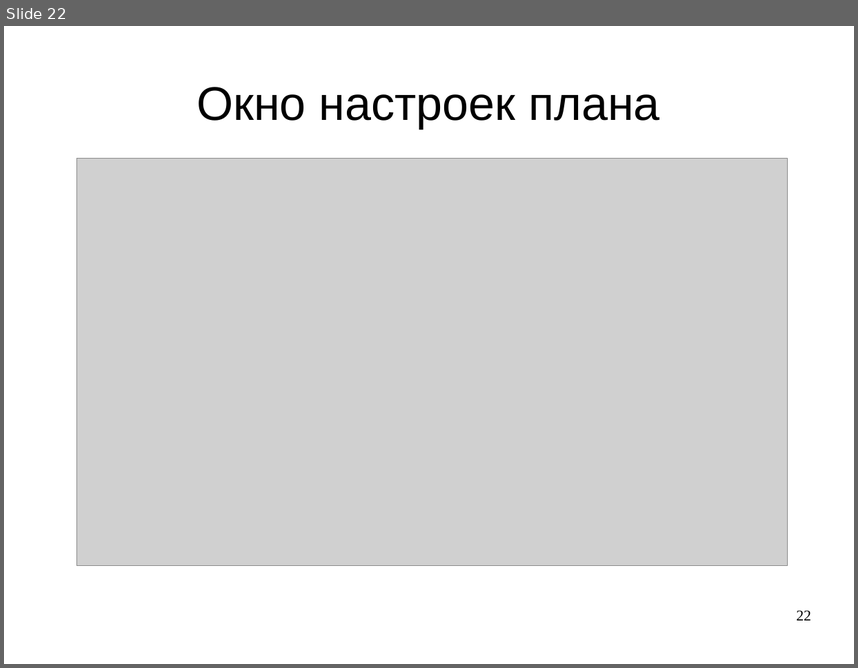
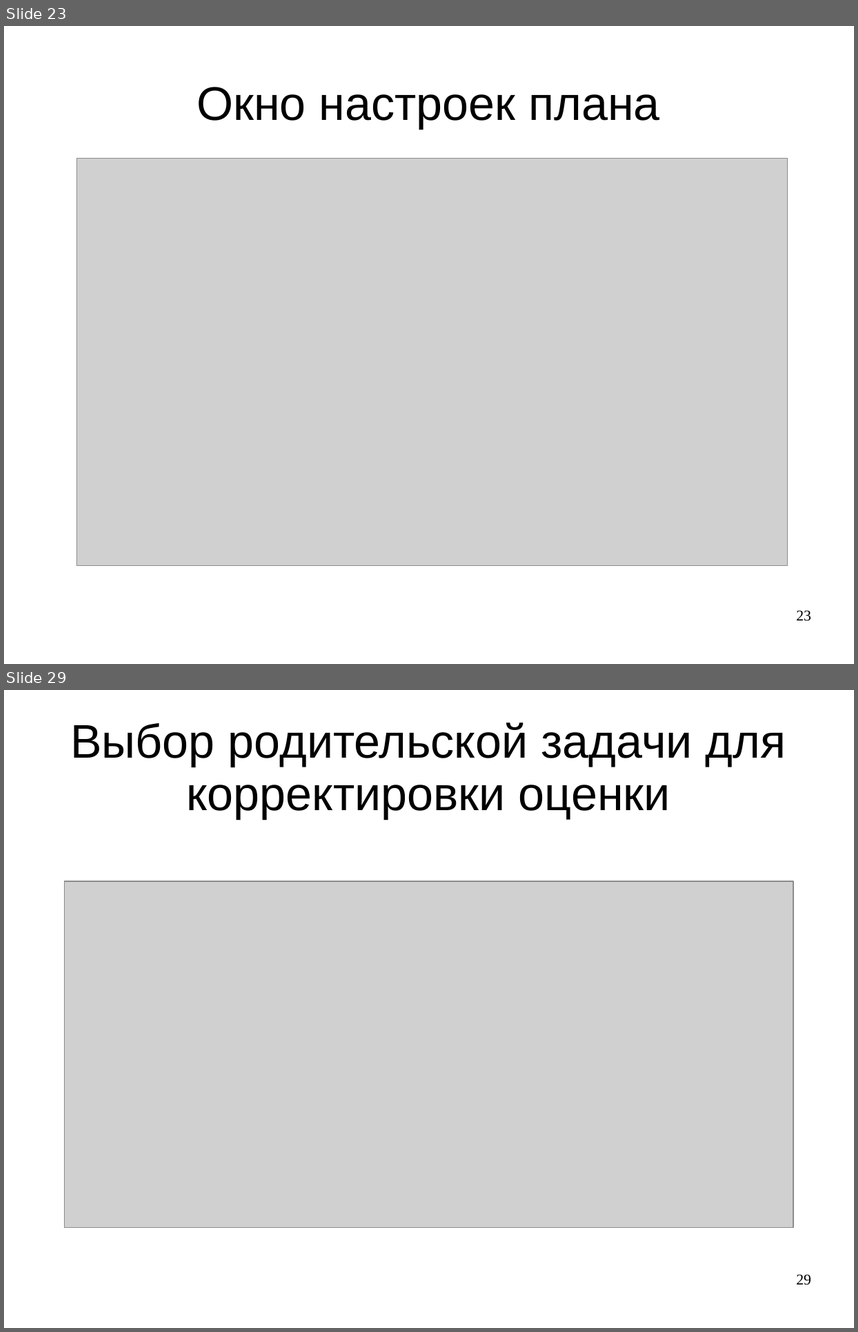
Before and after one commit to LilyTs/Diplom, a slide deck: Цаплина_(Дипломная).ppt. Shown one above the other, each under a label of ours: slide 22 before the commit, slides 23 and 29 after it; the slides between them are not shown. The pictures are 858x668 and 858x1332 pixels, drawn with LibreOffice and Linux fonts; fonts in the diff are those of the drawing; grey boxes stand for pictures. Boxes give left, top, right and bottom in pixels: in the first picture for what was removed or moved away, otherwise in the second. Text is boxed around its words. In the diff, an @@ line names an element or a change of style, - is before the commit and + after.

```diff
--- a/Цаплина_(Дипломная).ppt
+++ b/Цаплина_(Дипломная).ppt
@@ slide 29 added at [4, 690, 854, 1328], background #FFFFFF @@
@@ title added at [70, 722, 786, 819], 44 pt, text #000000 @@
+Выбор родительской задачи для корректировки оценки
@@ picture added at [65, 881, 794, 1228] @@
@@ page number added at [796, 1274, 811, 1285], 14 pt, text #000000 @@
+29
@@ what was slide 22 is now slide 23 @@
@@ page number at [796, 610, 811, 621]: text changed @@
-22
+23
```
Also in this commit, not shown: 9 slides changed, 18 other slides added, 5 slides removed, 3 other files.
